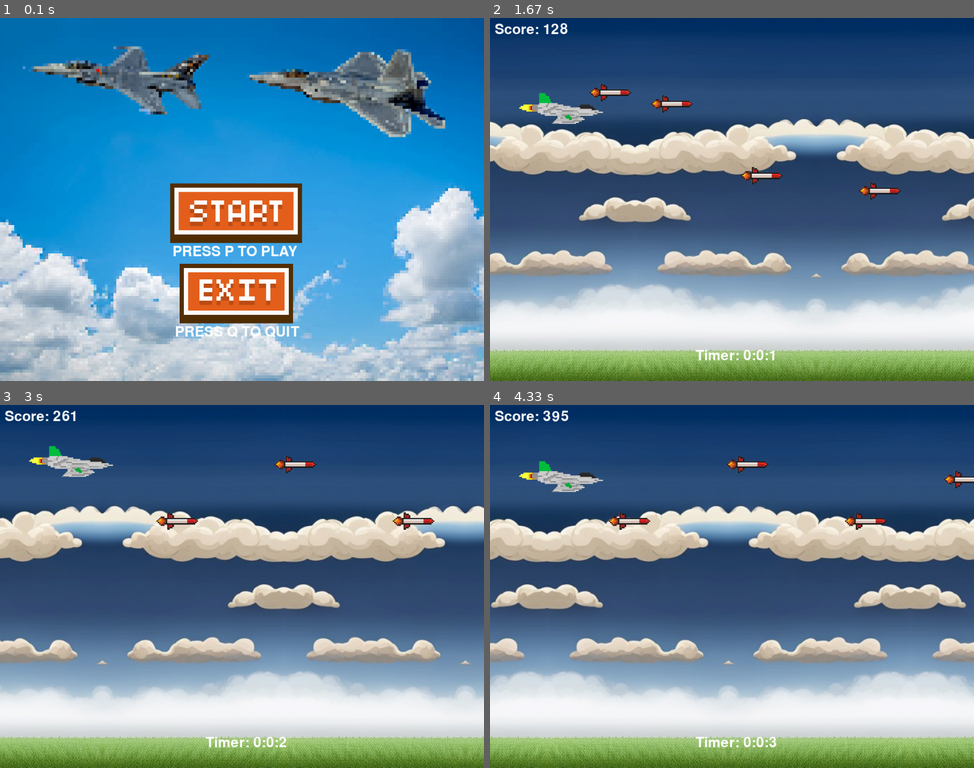
Above: before the commit, frames 1-4 (two rows, left to right).
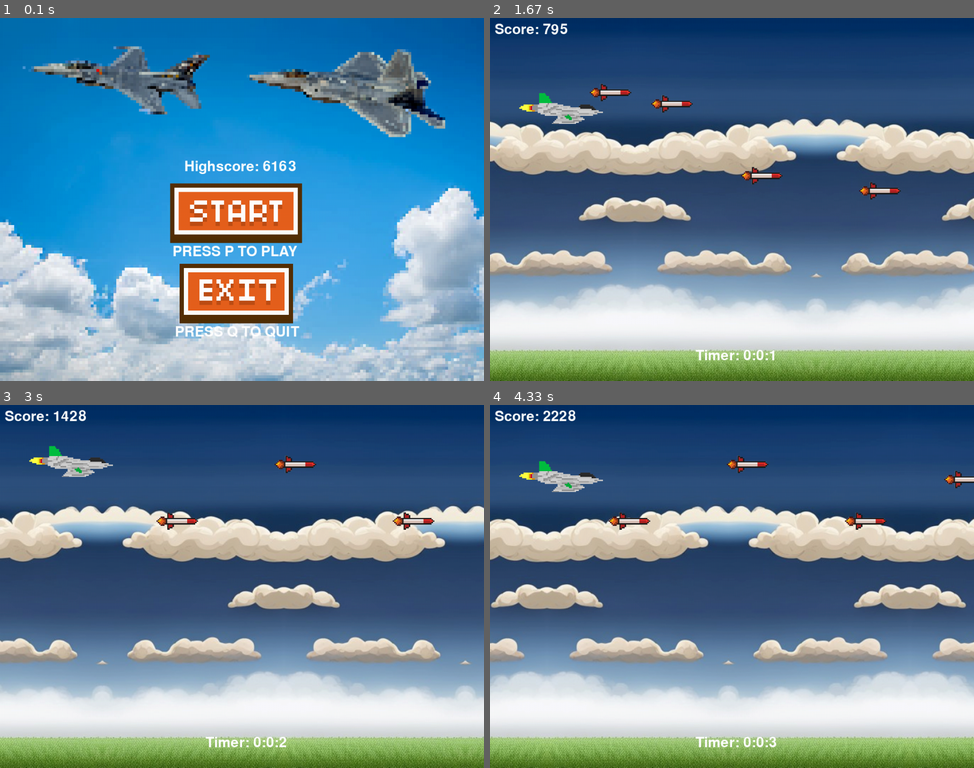
Above: after the commit, the same moments.

Repository: NezirNezirevic1054620/pygame_app
Game: pygame game, started from game.py
Same seed, same stepped clock (60 frames per second), same inputs: the game is played once before the commit and once after it.
Inputs:
- Up to frame 1 (0.1 s): no input
- Up to frame 2 (1.67 s): tap P at 0.33 s; tap Space at 0.67, 1.07, 1.37, 1.57 s; hold Up 1-1.47 s; hold Down from 1.5 s (still down)
- Up to frame 3 (3 s): release Down at 1.8 s; hold Up 1.83-2.2 s; tap Space at 1.9, 2.3, 2.7 s; hold Down 2.23-2.6 s; hold Up 2.63-2.93 s; hold Down from 2.97 s (still down)
- Up to frame 4 (4.33 s): tap Space at 3.03, 3.37, 3.77, 4.17 s; release Down at 3.27 s; hold Up 3.3-3.67 s; hold Down 3.7-4.07 s; hold Up from 4.1 s (still down)

The runs differ from the first frame. In frame 1, 0.4% of the frame differs, in the area x 38-62%, y 39-43%; in frame 2, less than 0.1%; in frame 3, 0.1%; in frame 4, 0.1%.

Commit message:
added high score to the start_screen

Diff:
--- a/classes/json_controller.py
+++ b/classes/json_controller.py
@@ -2,6 +2,7 @@
 
 
 class JsonController:
+
     def __init__(self, filename, choice):
         self.filename = filename
         self.choice = choice
@@ -9,15 +10,18 @@
     def load_data(self):
         try:
             with open(f"{self.filename}", f"{self.choice}") as file:
-                data = json.load(file)
-                print(data)
+                file_data = json.load(file)
+                high_score = max(file_data["scores"])
+                return high_score
         except FileNotFoundError:
             print(f"{self.filename} not found")
 
-    def write_data(self, score):
+    def write_json(self, score):
         try:
             with open(f"{self.filename}", f"{self.choice}") as file:
-                data = file.write(str(score // 60))
-                print(data)
+                file_data = json.load(file)
+                file_data["scores"].append(score // 60)
+                file.seek(0)
+                json.dump(file_data, file, indent=4)
         except FileNotFoundError:
             print(f"{self.filename} not found")
--- a/data/score.json
+++ b/data/score.json
@@ -1 +1,8 @@
-663
+{
+    "scores": [
+        663,
+        3850,
+        6163,
+        1848
+    ]
+}
--- a/screens/start_game_screen.py
+++ b/screens/start_game_screen.py
@@ -61,7 +61,7 @@
 
     player = Player(plane, 0.3)
     all_sprites.add(player)
-    json = JsonController(score_json, "w")
+    json = JsonController(score_json, "r+")
     timer = Timer()
 
     while run:
@@ -103,7 +103,7 @@
             # Check for collision
             if player.rect.colliderect(pygame.Rect(enemy_x, enemy_y, ENEMY_WIDTH, ENEMY_HEIGHT)):
                 # Handle collision
-                json.write_data(score=score)
+                json.write_json(score=score)
                 run = False
                 press_button_sound()
                 game_over_sound()
@@ -125,9 +125,7 @@
                 if bullet.rect.colliderect(pygame.Rect(enemy_x, enemy_y, ENEMY_WIDTH, ENEMY_HEIGHT)):
                     # Handle collision
                     enemies.remove([enemy_x, enemy_y])
-                    score += 100
-                    score_counter = font.render(
-                        f'Score: {score // 60}', True, (255, 255, 255))
+                    score += 10000
 
         all_sprites.draw(canvas)
         pygame.display.flip()
@@ -138,6 +136,7 @@
                 if event.key == pygame.K_SPACE:
                     player.shoot(all_sprites=all_sprites, bullets=bullets)
                     all_sprites.update()
+                    score += 10000
                 if event.key == pygame.K_m:
                     run = False
                     press_button_sound()
--- a/screens/start_screen.py
+++ b/screens/start_screen.py
@@ -1,6 +1,7 @@
 import pygame
 from classes.button import Button
 from classes.text import Text
+from classes.json_controller import JsonController
 
 pygame.init()
 
@@ -8,6 +9,8 @@
 background_ingame = pygame.image.load("images/background.png")
 start_btn_img = pygame.image.load("images/start_btn.png")
 exit_btn_img = pygame.image.load("images/exit_btn.png")
+score_path = "data/score.json"
+score = JsonController(score_path, "r")
 
 
 def start_screen(canvas):
@@ -19,4 +22,6 @@
     play_text = Text("PRESS P TO PLAY", (255, 255, 255), 365, 480)
     play_text.draw(canvas)
     quit_text = Text("PRESS Q TO QUIT", (255, 255, 255), 370, 650)
+    highscore = Text(f"Highscore: {score.load_data()}", (255, 255, 255), 390, 300)
+    highscore.draw(canvas)
     quit_text.draw(canvas)
